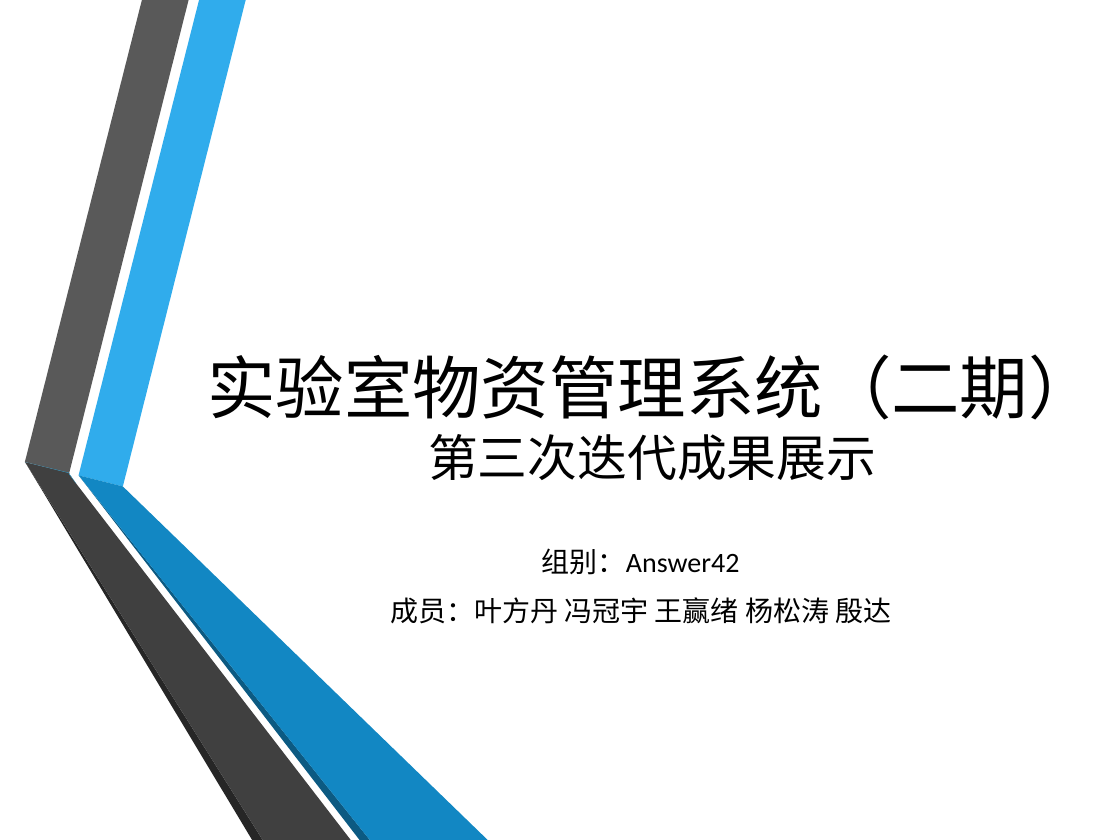
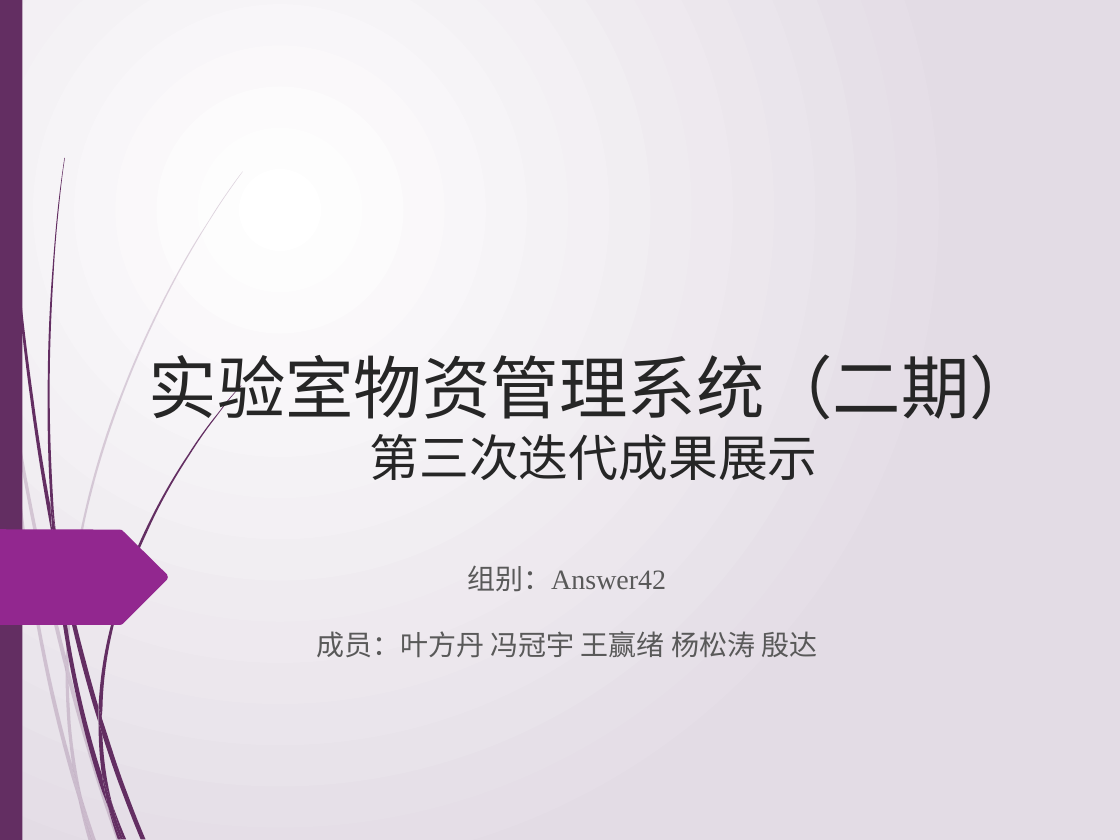
Before and after one commit to jiguanglizipao/LSMS, a slide deck: slide 1 of ppt_of_sprint/sprint3.pptx. Drawn at 1120x840 pixels with LibreOffice and Linux fonts; fonts in the diff are those of the drawing; background and template pictures are left out. Boxes give left, top, right and bottom in pixels: in the first picture for what was removed or moved away, otherwise in the second. Text is boxed around its words. In the diff, an @@ line names an element or a change of style, - is before the commit and + after.

```diff
--- a/ppt_of_sprint/sprint3.pptx
+++ b/ppt_of_sprint/sprint3.pptx
@@ background picture (left out) to gradient #FFFFFF to #E4DDE6 @@
@@ rectangle added at box(0, 0, 22, 840), fill #632E62 @@
@@ freeform shape: place and size @@
-freeform shape at box(78, 0, 245, 486)
+freeform shape at box(66, 171, 243, 668)
@@ freeform shape at box(66, 171, 243, 668): fill #30ACEC to #632E62 at 20% opacity @@
@@ title "实验室物资管理系统（二期） 第三次迭代成果展示": place and size @@
-title "实验室物资管理系统（二期） 第三次迭代成果展示" at box(207, 354, 1097, 480)
+title "实验室物资管理系统（二期） 第三次迭代成果展示" at box(149, 354, 1039, 480)
@@ title "实验室物资管理系统（二期） 第三次迭代成果展示" at box(149, 354, 1039, 480): font Calibri to Times New Roman, text colour #000000 to #262626 @@
@@ group removed at box(25, 0, 487, 840): 5 freeform shapes @@
@@ freeform shape removed at box(25, 461, 69, 473) @@
@@ freeform shape removed at box(68, 474, 76, 484) @@
@@ freeform shape added at box(0, 530, 168, 625), fill #92278F @@
@@ subtitle "组别：Answer42": place and size @@
-subtitle "组别：Answer42" at box(390, 548, 891, 624)
+subtitle "组别：Answer42" at box(316, 565, 817, 657)
@@ subtitle "组别：Answer42" at box(316, 565, 817, 657): font Calibri to Times New Roman, text colour #000000 to #595959; line spacing 1 to 1.5 @@
@@ group added at box(0, 316, 120, 840): 9 freeform shapes @@
@@ group added at box(2, 0, 242, 840): 12 freeform shapes @@
```
Also in this commit, not shown: 3 other slides changed, 2 other files.
